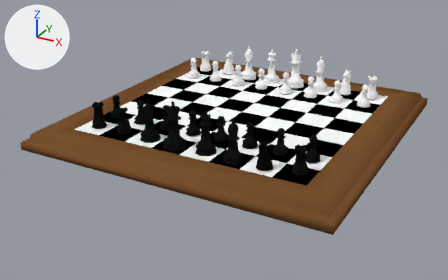
A saved change to the Blender file Haunted Castle/Datensatz/chess/chess.blend.
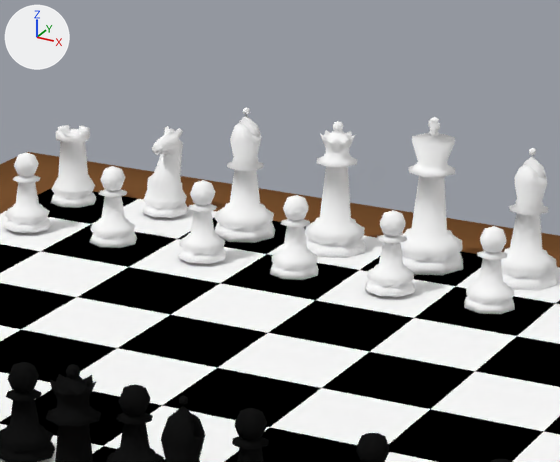
The first picture shows the older version from a camera (50 mm lens) standing at (-4.11, 5.42, 4.16) and looking at (-6.36, 9.52, 2.11). The close-ups show both versions on the part from 42% to 73% of the width and 7% to 48% of the height of that picture; other places that the commit changed are outside them. Lighting does not change. The marker at upper left points along +X, +Y and +Z.

The older version as bpy lines, for what is in view:
```python
me_cylinder_010 = bpy.data.meshes.new('Cylinder.010')
me_cylinder_010.from_pydata(...)  # 209 vertices, 414 faces; spans x -6.268..-6.088, y 10.459..10.639, z 2.301..2.654
me_cylinder_010.materials.append(mat_white_pieces)  # white #ffffff
me_cylinder_012 = bpy.data.meshes.new('Cylinder.012')
me_cylinder_012.from_pydata(...)  # 193 vertices, 383 faces; spans x -6.498..-6.338, y 10.469..10.629, z 2.301..2.611
me_cylinder_012.polygons.foreach_set('use_smooth', [True] * 383)
me_cylinder_012.materials.append(mat_white_pieces)  # white #ffffff
me_cylinder_015 = bpy.data.meshes.new('Cylinder.015')
me_cylinder_015.from_pydata(...)  # 191 vertices, 378 faces; spans x -6.958..-6.838, y 10.529..10.649, z 2.31..2.514
me_cylinder_015.polygons.foreach_set('use_smooth', [True] * 378)
me_cylinder_015.materials.append(mat_white_pieces)  # white #ffffff
me_plane = bpy.data.meshes.new('Plane')
me_plane.from_pydata(...)  # 28 vertices, 52 faces; spans x -7.55..-5.05, y 8.46..10.96, z 2.18..2.3
me_plane.polygons.foreach_set('use_smooth', [True] * 52)
me_plane.materials.append(mat_chessboard_surround)  # brown #7a5230
ob_chessboard_surround = bpy.data.objects.new('Chessboard_Surround', me_plane)
ob_chessboard_surround.location = (0.0, 0.0, 0.0)
ob_king = bpy.data.objects.new('King', me_cylinder_010)
ob_king.parent = ob_white_pieces
ob_king.location = (0.0, 0.0, 0.0)
ob_knight = bpy.data.objects.new('Knight', me_cylinder_015)
ob_knight.parent = ob_knights
ob_knight.location = (0.0, 0.0, 0.0)
ob_queen = bpy.data.objects.new('Queen', me_cylinder_012)
ob_queen.parent = ob_white_pieces
ob_queen.location = (0.0, 0.0, 0.0)
# also in view: 'White_Pawn_010' at (-5.92, 9.11, 2.4); 'Bishop_2_001' at (-5.92, 8.85, 2.46); 'LPRook' at (-7.14, 10.55, 2.4); 'White_Pawn_012' at (-6.4, 9.11, 2.4); 'White_Pawn_006' at (-6.89, 10.32, 2.4)
```
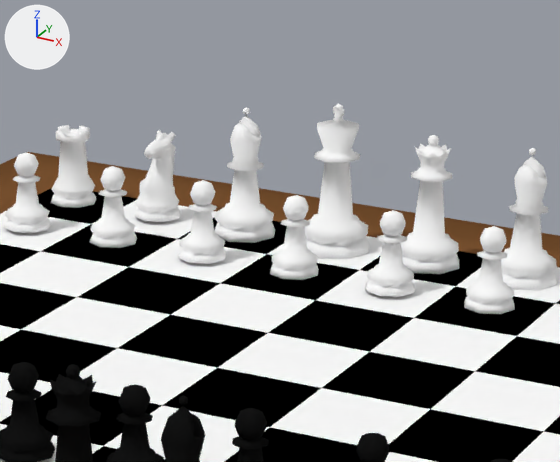
Where the change shows, as pixel boxes [x1, y1, x2, y2] in the close-ups (560 x 462 px):
'King', moved
    before: [401, 117, 463, 275]
    after: [304, 104, 370, 259]
'Queen', moved
    before: [305, 121, 366, 258]
    after: [401, 135, 459, 274]
'Knight', moved
    before: [142, 126, 188, 218]
    after: [134, 130, 181, 222]

Diff of the bpy script that builds the scene:
```diff
--- a/Haunted Castle/Datensatz/chess/chess.blend.py
+++ b/Haunted Castle/Datensatz/chess/chess.blend.py
@@ ob_knight @@
 ob_knight.parent = ob_knights
-ob_knight.location = (0.0, 0.0, 0.0)
+ob_knight.location = (0.0, -0.04, 0.0)
@@ ob_queen @@
 ob_queen.parent = ob_white_pieces
-ob_queen.location = (0.0, 0.0, 0.0)
+ob_queen.location = (0.24, 0.0, 0.0)
@@ ob_king @@
 ob_king.parent = ob_white_pieces
-ob_king.location = (0.0, 0.0, 0.0)
+ob_king.location = (-0.24, 0.0, 0.0)
```
